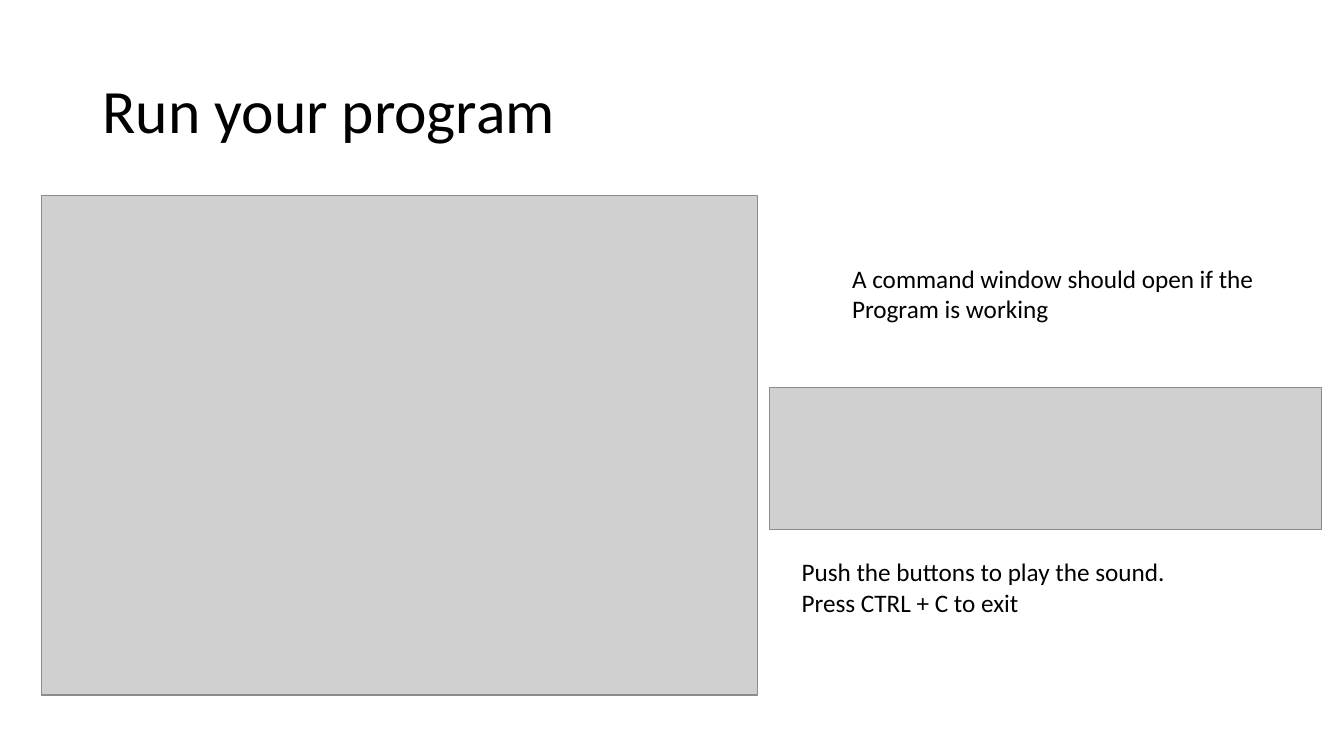
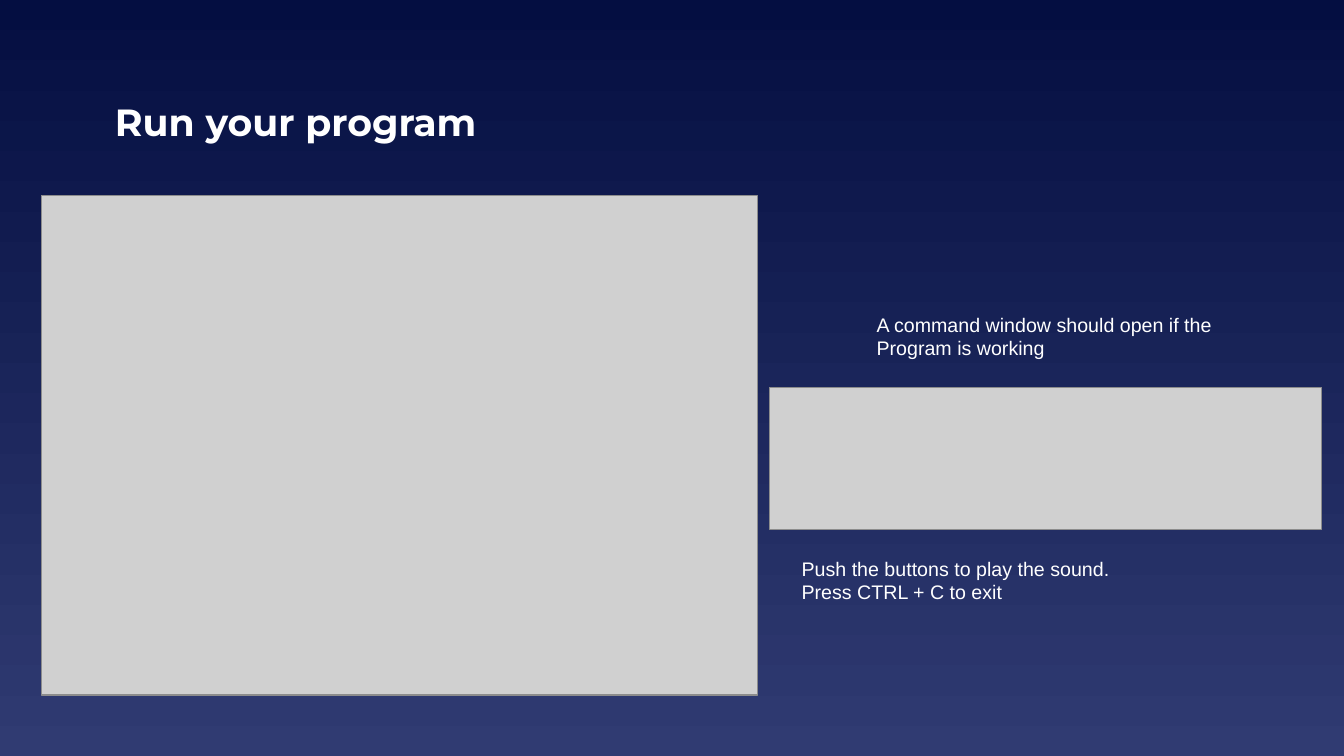
Before and after one commit to EELabMan/Raspberry-Pi-Sound-Board, a slide deck: slide 8 of Raspberry Pi Sound Board.pptx (slide 7 before the commit). Drawn at 1344x756 pixels with LibreOffice and Linux fonts; fonts in the diff are those of the drawing; grey boxes stand for pictures. Boxes give left, top, right and bottom in pixels: in the first picture for what was removed or moved away, otherwise in the second. Text is boxed around its words. In the diff, an @@ line names an element or a change of style, - is before the commit and + after.

```diff
--- a/Raspberry Pi Sound Board.pptx
+++ b/Raspberry Pi Sound Board.pptx
@@ background #FFFFFF to gradient #040E41 to #303B72 @@
@@ title "Run your program": place and size @@
-title "Run your program" at <box>102,93,555,144</box>
+title "Run your program" at <box>115,109,476,144</box>
@@ title "Run your program" at <box>115,109,476,144</box>: size 44 to 27 pt, font Calibri to Montserrat, text colour #000000 to #FFFFFF, bold on; line spacing 0.9 to 1 @@
@@ text "A command window should open ..." at <box>877,317,1211,359</box>: size 18 to 14 pt, font Calibri to Arial, text colour #000000 to #FFFFFF @@
@@ text "A command window should open ...": place and size @@
-text "A command window should open ..." at <box>852,270,1253,323</box>
+text "A command window should open ..." at <box>877,317,1211,359</box>
@@ text "Push the buttons to play ..." at <box>802,561,1109,599</box>: size 18 to 14 pt, font Calibri to Arial, text colour #000000 to #FFFFFF @@
```
Also in this commit, not shown: 7 other slides changed, 3 slides added, 1 slide removed, 1 other file.
